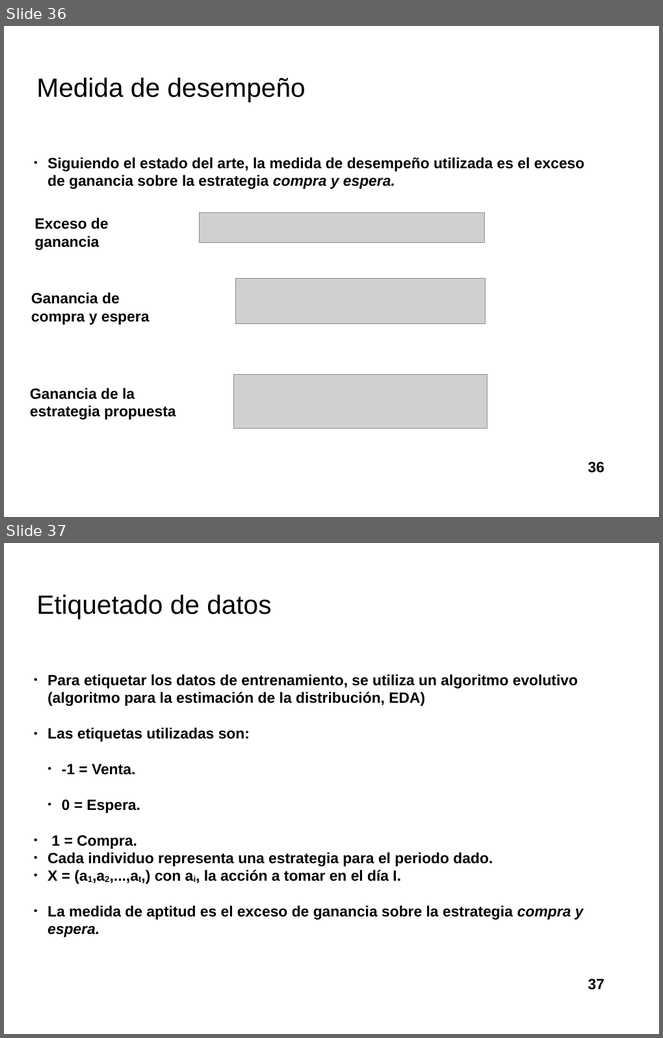
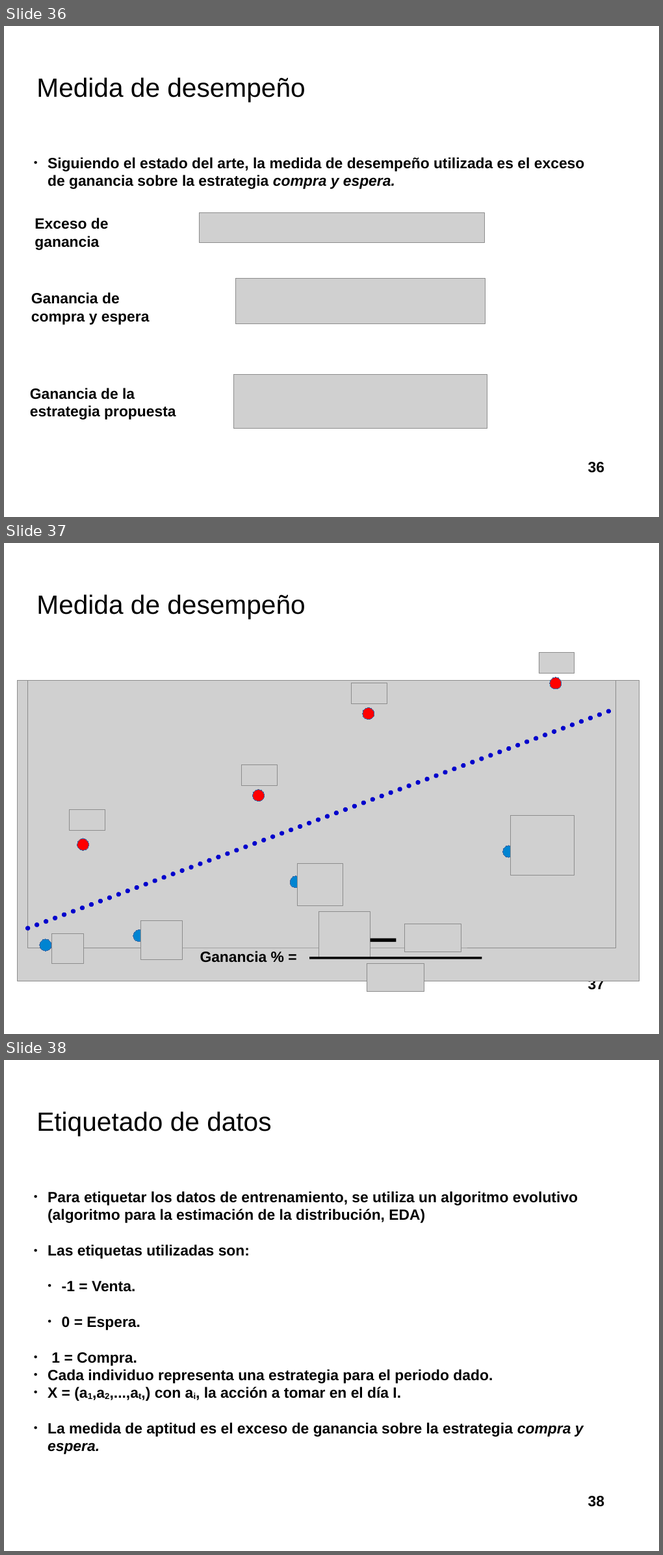
Before and after one commit to davidrmh/Thesis, a slide deck: presentaciones_finales/presentacion_seminario_B19.odp. Shown one above the other, each under a label of ours: slides 36 and 37 before the commit, slides 36, 37 and 38 after it. The pictures are 663x1038 and 663x1555 pixels, drawn with LibreOffice and Linux fonts; fonts in the diff are those of the drawing; grey boxes stand for pictures; background and template pictures are left out. Boxes give left, top, right and bottom in pixels: in the first picture for what was removed or moved away, otherwise in the second. Text is boxed around its words. In the diff, an @@ line names an element or a change of style, - is before the commit and + after.

```diff
--- a/presentaciones_finales/presentacion_seminario_B19.odp
+++ b/presentaciones_finales/presentacion_seminario_B19.odp
@@ slide 37 added at [4,543,659,1034], background picture (left out) @@
@@ title added at [36,594,305,619], 32 pt, text #000000 @@
+Medida de desempeño
@@ picture added at [539,653,575,674] @@
@@ ellipse added at [550,678,562,689], fill #FF0000, outline #3465A4 0 pt @@
@@ picture added at [18,681,640,982] @@
@@ picture added at [28,681,616,949] @@
@@ picture added at [352,683,388,704] @@
@@ line added from (28, 929) to (616, 709), #0000CC 5.75 pt @@
@@ ellipse added at [363,707,374,720], fill #FF0000, outline #3465A4 0 pt @@
@@ picture added at [242,765,278,785] @@
@@ ellipse added at [252,790,265,802], fill #FF0000, outline #3465A4 0 pt @@
@@ picture added at [70,810,105,831] @@
@@ picture added at [510,816,575,876] @@
@@ ellipse added at [77,839,89,851], fill #FF0000, outline #3465A4 0 pt @@
@@ ellipse added at [503,846,516,858], fill #0084D1, outline #3465A4 0 pt @@
@@ picture added at [298,864,343,906] @@
@@ ellipse added at [290,876,302,888], fill #0084D1, outline #3465A4 0 pt @@
@@ picture added at [319,912,370,958] @@
@@ ellipse added at [133,930,146,942], fill #0084D1, outline #3465A4 0 pt @@
@@ picture added at [140,921,182,960] @@
@@ picture added at [405,924,462,953] @@
@@ ellipse added at [40,939,51,951], fill #0084D1, outline #3465A4 0 pt @@
@@ picture added at [51,934,84,964] @@
@@ text added at [200,951,267,963], 18 pt, text #000000, bold @@
+Ganancia % =
@@ line added from (370, 941) to (397, 941), #000000 4.31 pt @@
@@ line added from (310, 958) to (482, 958), #000000 2.89 pt @@
@@ picture added at [367,964,425,993] @@
@@ page number added at [588,978,605,990], 18 pt, text #000000, bold @@
+37
@@ what was slide 37 is now slide 38 @@
@@ page number at [588,1496,605,1507]: text changed @@
-37
+38
```
Also in this commit, not shown: 3 other slides added.
